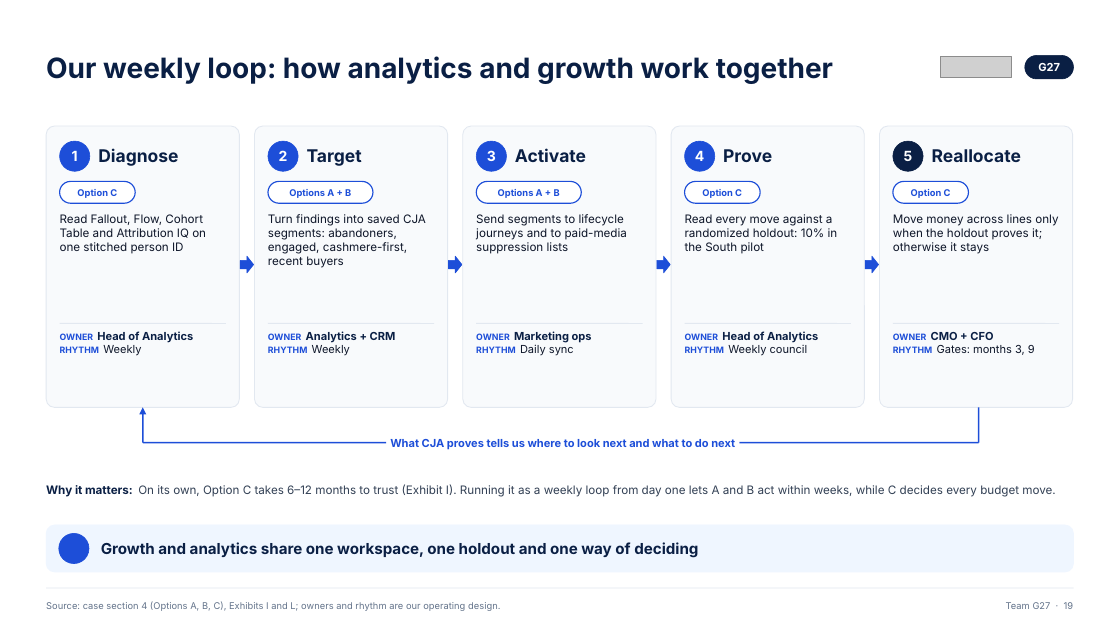
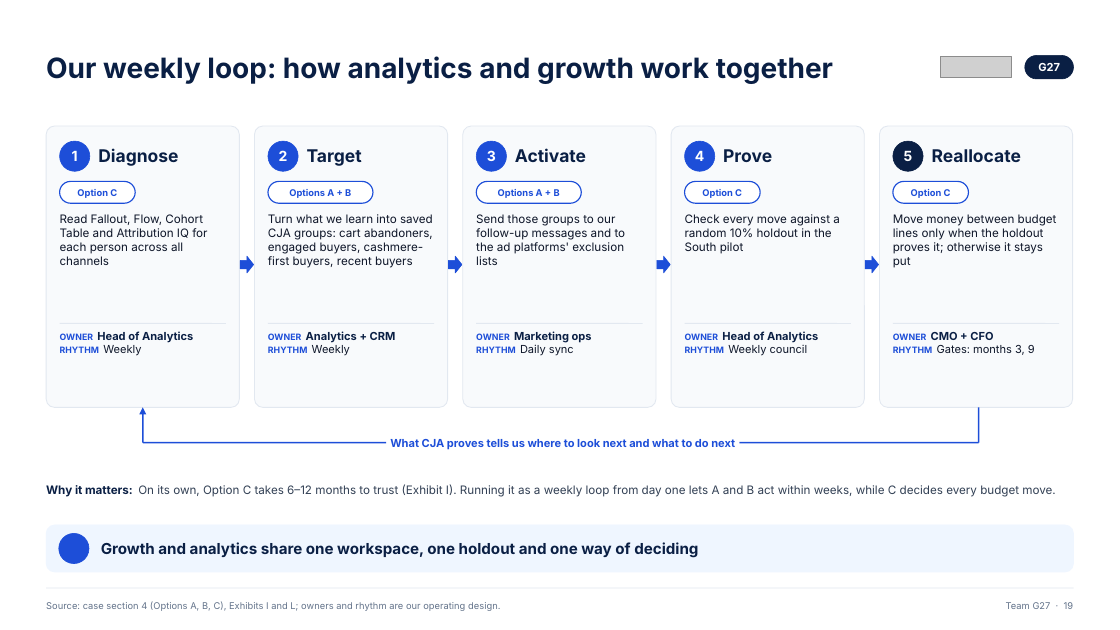
Before and after one commit to ANNYM25/Quince, a slide deck: slide 19 of deck/Team G27 Final Humanised.pptx. Drawn at 1120x630 pixels with LibreOffice and Linux fonts; fonts in the diff are those of the drawing; grey boxes stand for pictures; background and template pictures are left out. Boxes give left, top, right and bottom in pixels: in the first picture for what was removed or moved away, otherwise in the second. Text is boxed around its words. In the diff, an @@ line names an element or a change of style, - is before the commit and + after.

```diff
--- a/deck/Team G27 Final Humanised.pptx
+++ b/deck/Team G27 Final Humanised.pptx
@@ text at bbox=[60, 214, 207, 265]: text changed @@
-Read Fallout, Flow, Cohort Table and Attribution IQ on one stitched person ID
+Read Fallout, Flow, Cohort Table and Attribution IQ for each person across all channels
@@ text at bbox=[268, 214, 433, 268]: text changed @@
-Turn findings into saved CJA segments: abandoners, engaged, cashmere-first, recent buyers
+Turn what we learn into saved CJA groups: cart abandoners, engaged buyers, cashmere-first buyers, recent buyers
@@ text at bbox=[476, 214, 626, 265]: text changed @@
-Send segments to lifecycle journeys and to paid-media suppression lists
+Send those groups to our follow-up messages and to the ad platforms' exclusion lists
@@ text at bbox=[685, 214, 840, 254]: text changed @@
-Read every move against a randomized holdout: 10% in the South pilot
+Check every move against a random 10% holdout in the South pilot
@@ text at bbox=[893, 214, 1057, 268]: text changed @@
-Move money across lines only when the holdout proves it; otherwise it stays
+Move money between budget lines only when the holdout proves it; otherwise it stays put
```
Also in this commit, not shown: 11 other slides changed, 1 other file.
